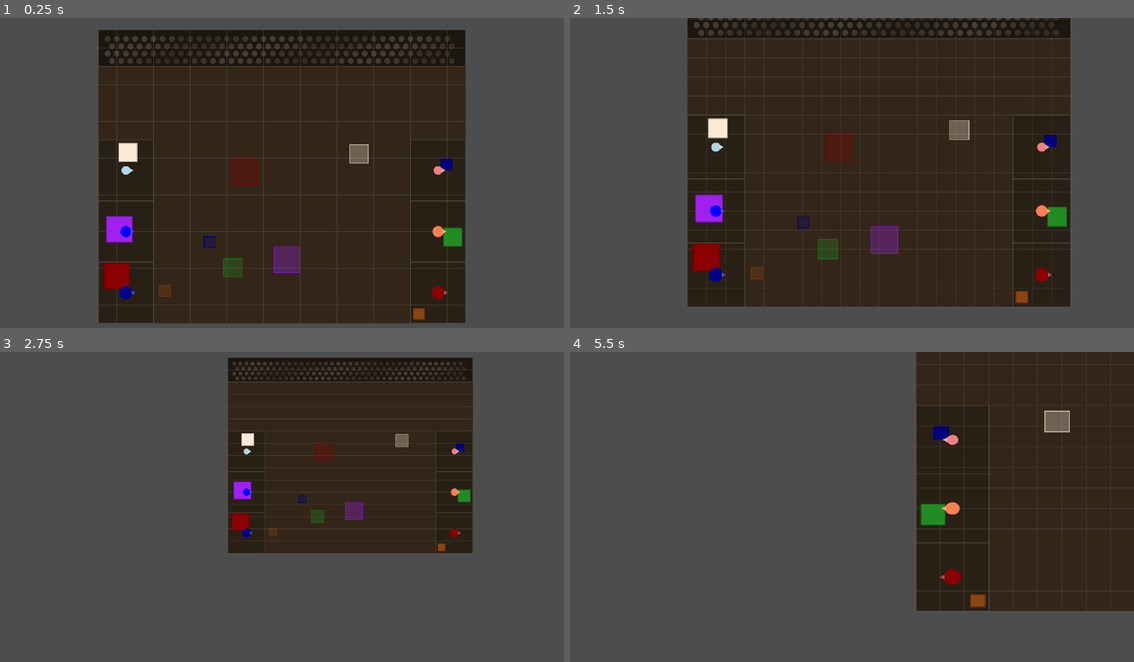
Above: before the commit, frames 1-4 (two rows, left to right).
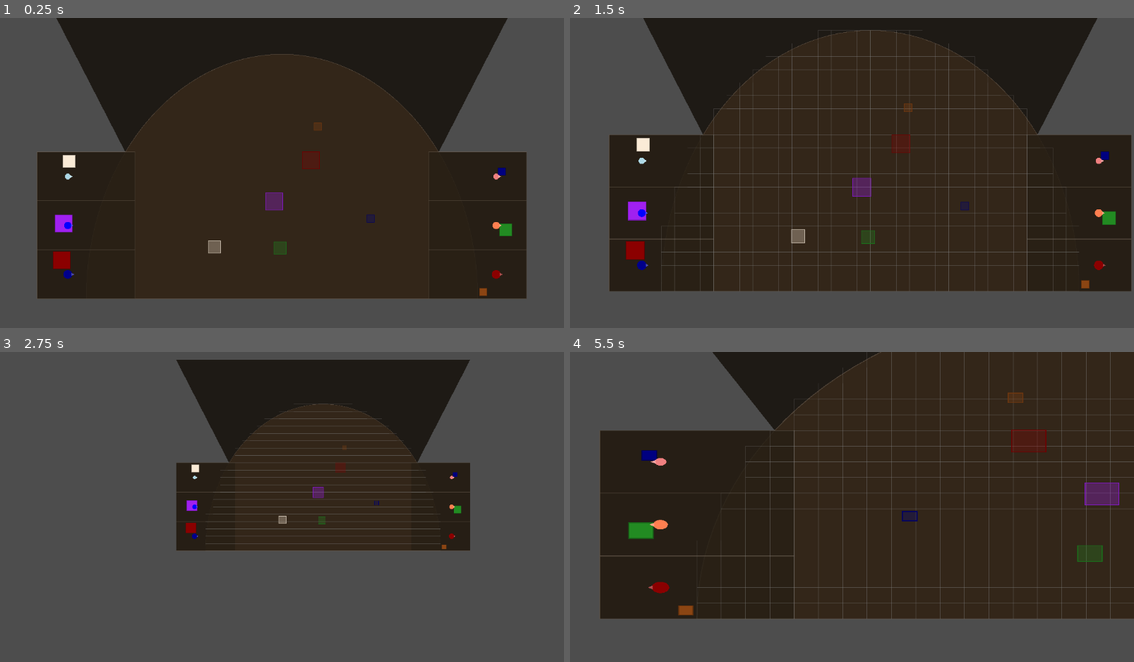
Above: after the commit, the same moments.

Repository: js-carpadakis/blackout
Game: Godot game, scene res://scenes/main/main.tscn
Same seed, same stepped clock (60 frames per second), same inputs: the game is played once before the commit and once after it.
Inputs (mouse positions are in pixels of both pictures, inside the frame that each line leads up to):
- Up to frame 1 (0.25 s): no input
- Up to frame 2 (1.5 s): tap Enter at 0.5 s; move the mouse to (976, 160) at 0.52 s; hold D (pan_right) 0.53-1.28 s; hold Tab (switch_view) 0.53-1.28 s; click (976, 160) at 0.67 s; move the mouse to (739, 191) at 1.27 s; hold S (pan_down) from 1.28 s (still down); tap Q (zoom_in) at 1.35 s; click (739, 191) at 1.42 s
- Up to frame 3 (2.75 s): move the mouse to (338, 441) at 2.02 s; release S (pan_down) at 2.03 s; hold D (pan_right) from 2.03 s (still down); hold E (zoom_out) from 2.03 s (still down); click (338, 441) at 2.17 s
- Up to frame 4 (5.5 s): move the mouse to (823, 575) at 2.77 s; release D (pan_right) at 2.78 s; release E (zoom_out) at 2.78 s; hold W (pan_up) 2.78-3.53 s; tap Tab (switch_view) at 2.85 s; click (823, 575) at 2.92 s; move the mouse to (1021, 556) at 3.52 s; hold Q (zoom_in) 3.53-4.28 s; hold A (pan_left) 3.53-5.03 s; click (1021, 556) at 3.67 s; move the mouse to (682, 463) at 4.27 s; tap E (zoom_out) at 4.35 s; click (682, 463) at 4.42 s; move the mouse to (880, 510) at 5.02 s; hold S (pan_down) from 5.03 s (still down); hold Tab (switch_view) from 5.03 s (still down); click (880, 510) at 5.17 s

The runs differ from the first frame. In frame 1, 28% of the frame differs, in the area x 6-94%, y 0-99%; in frame 2, 27%; in frame 3, 10%; in frame 4, 45%, in the area x 5-100%, y 0-87%.

Commit message:
Change the shapes of zones to look more like a theater stage layout: - stage is an ellipse - wings are wider and positioned closer to the center - backstage is centered behind the stage - house is a trapezoid centered in front of the stage

Diff:
--- a/scenes/main/game_session.tscn
+++ b/scenes/main/game_session.tscn
@@ -7,29 +7,21 @@
 [ext_resource type="Script" path="res://scripts/stage/stage_zones.gd" id="5_zones"]
 
 [sub_resource type="NavigationPolygon" id="NavigationPolygon_stage"]
-vertices = PackedVector2Array(-500, -400, 500, -400, 500, 400, -500, 400)
+vertices = PackedVector2Array(-950, -600, 950, -600, 950, 500, -950, 500)
 polygons = [PackedInt32Array(0, 1, 2, 3)]
-outlines = [PackedVector2Array(-500, -400, 500, -400, 500, 400, -500, 400)]
+outlines = [PackedVector2Array(-950, -600, 950, -600, 950, 500, -950, 500)]
 
 [node name="GameSession" type="Node2D"]
 script = ExtResource("1_session")
 
 [node name="StageLayout" type="Node2D" parent="."]
 
-[node name="Floor" type="ColorRect" parent="StageLayout"]
-offset_left = -500.0
-offset_top = -400.0
-offset_right = 500.0
-offset_bottom = 400.0
-mouse_filter = 2
-color = Color(0.2, 0.15, 0.1, 1)
-
 [node name="StageZones" type="Node2D" parent="StageLayout"]
 script = ExtResource("5_zones")
 
 [node name="GridOverlay" type="Node2D" parent="StageLayout"]
 script = ExtResource("4_grid")
-grid_size = Vector2i(20, 16)
+grid_size = Vector2i(32, 20)
 cell_size = 50.0
 
 [node name="Stagehands" type="Node2D" parent="StageLayout"]
--- a/scripts/core/game_session.gd
+++ b/scripts/core/game_session.gd
@@ -19,23 +19,35 @@
 
 # Cell size in pixels (must match grid_system and pathfinding)
 var _cell_size: float = 50.0
-
-# Wing section height (total wing height 500 / 3 sections)
-const WING_SECTION_HEIGHT := 166.667
-
-# Stage left wing sections (1st=closest to audience, 3rd=deepest backstage)
-const STAGE_LEFT_1ST := Rect2(-500, -100, 150, 166.667)
-const STAGE_LEFT_2ND := Rect2(-500, 66.667, 150, 166.667)
-const STAGE_LEFT_3RD := Rect2(-500, 233.333, 150, 166.667)
+var _grid_size: Vector2i = Vector2i(32, 20)
+
+# Half-ellipse stage shape: flat edge at bottom (backstage), curve at top (audience)
+# Center of full ellipse at (0, 500), semi-axis x=800, semi-axis y=1000
+# Grid covers [-800, 800] x [-500, 500]
+const ELLIPSE_CENTER_Y := 500.0
+const ELLIPSE_A := 800.0   # semi-axis x (half of 1600)
+const ELLIPSE_B := 1000.0  # semi-axis y (full 1000 depth)
+
+# Wing sections: 150px wide, 600px tall (3 sections of 200px), outside the ellipse
+const WING_WIDTH := 150.0
+const WING_SECTION_HEIGHT := 200.0
+
+# Stage left wing sections (1st=closest to audience/top, 3rd=deepest backstage/bottom)
+const STAGE_LEFT_1ST := Rect2(-950, -100, 150, 200)
+const STAGE_LEFT_2ND := Rect2(-950, 100, 150, 200)
+const STAGE_LEFT_3RD := Rect2(-950, 300, 150, 200)
 
 # Stage right wing sections
-const STAGE_RIGHT_1ST := Rect2(350, -100, 150, 166.667)
-const STAGE_RIGHT_2ND := Rect2(350, 66.667, 150, 166.667)
-const STAGE_RIGHT_3RD := Rect2(350, 233.333, 150, 166.667)
+const STAGE_RIGHT_1ST := Rect2(800, -100, 150, 200)
+const STAGE_RIGHT_2ND := Rect2(800, 100, 150, 200)
+const STAGE_RIGHT_3RD := Rect2(800, 300, 150, 200)
 
 # Full wing bounds (union of all 3 sections per side)
-const STAGE_LEFT_RECT := Rect2(-500, -100, 150, 500)
-const STAGE_RIGHT_RECT := Rect2(350, -100, 150, 500)
+const STAGE_LEFT_RECT := Rect2(-950, -100, 150, 600)
+const STAGE_RIGHT_RECT := Rect2(800, -100, 150, 600)
+
+# Backstage: 2000x600 rectangle overlapping wings and bottom of stage
+const BACKSTAGE_RECT := Rect2(-1000, -100, 2000, 600)
 
 # Track stagehands that should pick up a prop when they arrive
 var _pending_pick_up: Dictionary = {}  # stagehand -> prop
@@ -44,11 +56,15 @@
 
 
 func _ready() -> void:
-	# Initialize pathfinding
-	pathfinding.initialize(Vector2i(20, 16), _cell_size)
+	# Initialize pathfinding with larger grid for half-ellipse stage
+	pathfinding.initialize(_grid_size, _cell_size)
+	_mark_stage_bounds()
+
+	# Configure grid overlay with ellipse shape
+	grid_overlay.set_stage_ellipse(ELLIPSE_CENTER_Y, ELLIPSE_A, ELLIPSE_B)
 
 	# Focus camera on stage center
-	camera.focus_on(Vector2.ZERO)
+	camera.focus_on(Vector2(0, 0))
 
 	# Spawn initial stagehands for testing
 	_spawn_test_entities()
@@ -82,15 +98,11 @@
 		STAGE_RIGHT_1ST, STAGE_RIGHT_2ND, STAGE_RIGHT_3RD,
 	]
 
-	# Stage area for random targets (between wings, below house)
-	var stage_min := Vector2(-340, -90)
-	var stage_max := Vector2(340, 390)
-
 	for i in range(prop_defs.size()):
 		var def: Array = prop_defs[i]
 		var section: Rect2 = wing_sections[i]
 		var spawn_pos: Vector2 = _random_point_in_rect(section)
-		var target_pos: Vector2 = _random_stage_target(stage_min, stage_max)
+		var target_pos: Vector2 = _random_stage_target_ellipse()
 		_spawn_prop(spawn_pos, target_pos, def[1], def[0], def[2])
 
 
@@ -223,11 +235,43 @@
 	)
 
 
-func _random_stage_target(stage_min: Vector2, stage_max: Vector2) -> Vector2:
-	return Vector2(
-		randf_range(stage_min.x, stage_max.x),
-		randf_range(stage_min.y, stage_max.y)
-	)
+func _random_stage_target_ellipse() -> Vector2:
+	# Rejection sampling: pick random points in bounding box until one is inside the ellipse
+	# Shrink slightly to keep targets away from the edge
+	var margin := 50.0
+	for attempt in range(100):
+		var x: float = randf_range(-ELLIPSE_A + margin, ELLIPSE_A - margin)
+		var y: float = randf_range(ELLIPSE_CENTER_Y - ELLIPSE_B + margin, ELLIPSE_CENTER_Y - margin)
+		if is_on_stage(Vector2(x, y)):
+			return Vector2(x, y)
+	# Fallback: center of stage
+	return Vector2(0, 0)
+
+
+static func is_on_stage(world_pos: Vector2) -> bool:
+	# Flat edge at bottom (ELLIPSE_CENTER_Y), curve extends upward
+	if world_pos.y > ELLIPSE_CENTER_Y:
+		return false
+	var nx: float = world_pos.x / ELLIPSE_A
+	var ny: float = (world_pos.y - ELLIPSE_CENTER_Y) / ELLIPSE_B
+	return (nx * nx + ny * ny) <= 1.0
+
+
+static func is_in_backstage(world_pos: Vector2) -> bool:
+	return BACKSTAGE_RECT.has_point(world_pos)
+
+
+static func is_walkable(world_pos: Vector2) -> bool:
+	return is_on_stage(world_pos) or is_in_backstage(world_pos)
+
+
+func _mark_stage_bounds() -> void:
+	# Block all pathfinding cells that fall outside the walkable area (stage + backstage)
+	for x in range(_grid_size.x):
+		for y in range(_grid_size.y):
+			var world_pos: Vector2 = pathfinding.cell_to_world(Vector2i(x, y))
+			if not is_walkable(world_pos):
+				pathfinding.set_cell_blocked(Vector2i(x, y), true)
 
 
 func _section_center(rect: Rect2) -> Vector2:
--- a/scripts/stage/camera_controller.gd
+++ b/scripts/stage/camera_controller.gd
@@ -7,7 +7,7 @@
 
 @export var pan_speed: float = 300.0
 @export var zoom_speed: float = 0.5
-@export var min_zoom: float = 0.5
+@export var min_zoom: float = 0.3
 @export var max_zoom: float = 2.0
 @export var transition_duration: float = 0.5
 
@@ -17,7 +17,7 @@
 
 func _ready() -> void:
 	make_current()
-	zoom = Vector2(0.75, 0.75)
+	zoom = Vector2(0.5, 0.5)
 
 
 func _process(delta: float) -> void:
--- a/scripts/stage/grid_system.gd
+++ b/scripts/stage/grid_system.gd
@@ -1,15 +1,27 @@
 extends Node2D
 ## Visual grid overlay for the stage floor
 
-@export var grid_size: Vector2i = Vector2i(20, 16)
+@export var grid_size: Vector2i = Vector2i(32, 20)
 @export var cell_size: float = 50.0
 @export var grid_color: Color = Color(0.5, 0.5, 0.5, 0.3)
 @export var grid_line_width: float = 1.0
 
 var _grid_visible: bool = true
+var _has_ellipse: bool = false
+var _ellipse_center_y: float = 0.0
+var _ellipse_a: float = 0.0
+var _ellipse_b: float = 0.0
 
 
 func _ready() -> void:
+	queue_redraw()
+
+
+func set_stage_ellipse(center_y: float, a: float, b: float) -> void:
+	_has_ellipse = true
+	_ellipse_center_y = center_y
+	_ellipse_a = a
+	_ellipse_b = b
 	queue_redraw()
 
 
@@ -17,20 +29,47 @@
 	if not _grid_visible:
 		return
 
-	var total_width: float = grid_size.x * cell_size
-	var total_height: float = grid_size.y * cell_size
-	var half_width: float = total_width / 2.0
-	var half_height: float = total_height / 2.0
+	var half_width: float = grid_size.x * cell_size / 2.0
+	var half_height: float = grid_size.y * cell_size / 2.0
 
-	# Draw vertical lines
+	if _has_ellipse:
+		_draw_ellipse_grid(half_width, half_height)
+	else:
+		_draw_rect_grid(half_width, half_height)
+
+
+func _draw_rect_grid(half_width: float, half_height: float) -> void:
 	for i in range(grid_size.x + 1):
 		var x: float = -half_width + i * cell_size
 		draw_line(Vector2(x, -half_height), Vector2(x, half_height), grid_color, grid_line_width)
 
-	# Draw horizontal lines
 	for i in range(grid_size.y + 1):
 		var y: float = -half_height + i * cell_size
 		draw_line(Vector2(-half_width, y), Vector2(half_width, y), grid_color, grid_line_width)
+
+
+func _draw_ellipse_grid(half_width: float, half_height: float) -> void:
+	# Draw grid cells only inside the half-ellipse
+	for gx in range(grid_size.x):
+		for gy in range(grid_size.y):
+			var cell_center: Vector2 = Vector2(
+				-half_width + (gx + 0.5) * cell_size,
+				-half_height + (gy + 0.5) * cell_size
+			)
+			if _is_in_ellipse(cell_center):
+				var cell_rect := Rect2(
+					Vector2(-half_width + gx * cell_size, -half_height + gy * cell_size),
+					Vector2(cell_size, cell_size)
+				)
+				draw_rect(cell_rect, grid_color, false, grid_line_width)
+
+
+func _is_in_ellipse(world_pos: Vector2) -> bool:
+	if world_pos.y > _ellipse_center_y:
+		return false
+	var nx: float = world_pos.x / _ellipse_a
+	var ny: float = (world_pos.y - _ellipse_center_y) / _ellipse_b
+	return (nx * nx + ny * ny) <= 1.0
 
 
 func world_to_grid(world_pos: Vector2) -> Vector2i:
--- a/scripts/stage/stage_zones.gd
+++ b/scripts/stage/stage_zones.gd
@@ -1,93 +1,145 @@
 extends Node2D
-## Visual representation of stage zones: wings and house (audience)
+## Visual representation of stage zones: half-ellipse floor, wings, and house (audience)
 
-@export var stage_width: float = 1000.0
-@export var stage_height: float = 800.0
-@export var wing_width: float = 150.0
-@export var house_height: float = 100.0
+# Ellipse parameters (flat edge at bottom, curve at top toward audience)
+@export var ellipse_center_y: float = 500.0
+@export var ellipse_a: float = 800.0  # semi-axis x
+@export var ellipse_b: float = 1000.0  # semi-axis y
+@export var ellipse_segments: int = 64
 
+# Wing layout
+@export var wing_width: float = 400.0
+@export var wing_height: float = 600.0  # total height, 3 sections
+@export var wing_top_y: float = -100.0  # wings start here
+
+# Backstage
+@export var backstage_width: float = 2000.0
+@export var backstage_height: float = 600.0
+@export var backstage_top_y: float = -100.0
+
+# House (audience)
+@export var house_height: float = 900.0
+@export var house_top_width: float = 2000.0
+@export var house_bottom_width: float = 1280.0
+
+# Colors
+@export var backstage_color: Color = Color(0.12, 0.1, 0.07, 0.9)
+@export var floor_color: Color = Color(0.2, 0.15, 0.1, 1)
+@export var floor_border_color: Color = Color(0.35, 0.3, 0.25, 0.8)
 @export var wing_color: Color = Color(0.15, 0.12, 0.08, 0.8)
-@export var wing_divider_color: Color = Color(0.4, 0.35, 0.3, 0.3)
+@export var zone_border_color: Color = Color(0.4, 0.35, 0.3, 0.5)
 @export var house_color: Color = Color(0.1, 0.08, 0.06, 0.9)
 @export var audience_head_color: Color = Color(0.3, 0.25, 0.2, 0.7)
-@export var zone_border_color: Color = Color(0.4, 0.35, 0.3, 0.5)
 
-@export var head_radius: float = 8.0
-@export var head_spacing: float = 25.0
-@export var row_offset: float = 12.0  # Stagger rows for natural look
+@export var head_radius: float = 10.0
+@export var head_spacing: float = 40.0
+@export var row_offset: float = 40.0
 
 
 func _draw() -> void:
-	var half_width: float = stage_width / 2.0
-	var half_height: float = stage_height / 2.0
+	_draw_backstage()
+	_draw_house()
+	_draw_floor()
+	_draw_wings()
 
-	# Wing dimensions
-	var wing_top: float = -half_height + (house_height * 3)
-	var wing_height: float = stage_height - (house_height * 3)
+
+func _draw_backstage() -> void:
+	var rect := Rect2(
+		Vector2(-backstage_width / 2.0, backstage_top_y),
+		Vector2(backstage_width, backstage_height)
+	)
+	draw_rect(rect, backstage_color)
+	draw_rect(rect, zone_border_color, false, 2.0)
+
+
+func _draw_floor() -> void:
+	# Build half-ellipse polygon: flat edge at bottom, curve at top
+	var points: PackedVector2Array = PackedVector2Array()
+
+	# Arc from bottom-left to bottom-right (going counter-clockwise through the top)
+	for i in range(ellipse_segments + 1):
+		var angle: float = PI + PI * float(i) / float(ellipse_segments)  # PI to 2*PI
+		var x: float = ellipse_a * cos(angle)
+		var y: float = ellipse_center_y + ellipse_b * sin(angle)
+		points.append(Vector2(x, y))
+
+	# Close with flat edge at bottom
+	points.append(Vector2(ellipse_a, ellipse_center_y))
+	points.append(Vector2(-ellipse_a, ellipse_center_y))
+
+	draw_colored_polygon(points, floor_color)
+
+	# Draw border arc (just the curved part)
+	var arc_points: PackedVector2Array = PackedVector2Array()
+	for i in range(ellipse_segments + 1):
+		var angle: float = PI + PI * float(i) / float(ellipse_segments)
+		var x: float = ellipse_a * cos(angle)
+		var y: float = ellipse_center_y + ellipse_b * sin(angle)
+		arc_points.append(Vector2(x, y))
+	draw_polyline(arc_points, floor_border_color, 2.0)
+
+	# Draw flat edge at bottom
+	draw_line(Vector2(-ellipse_a, ellipse_center_y), Vector2(ellipse_a, ellipse_center_y), floor_border_color, 2.0)
+
+
+func _draw_wings() -> void:
 	var section_height: float = wing_height / 3.0
 
-	# Draw stage left wings (1st, 2nd, 3rd from audience)
-	var sl_x: float = -half_width
+	# Stage left wings (x: -1000 to -600)
+	var sl_x: float = -backstage_width / 2.0
 	for i in range(3):
-		var section_y: float = wing_top + i * section_height
+		var section_y: float = wing_top_y + i * section_height
 		var section_rect := Rect2(Vector2(sl_x, section_y), Vector2(wing_width, section_height))
 		draw_rect(section_rect, wing_color)
 		draw_rect(section_rect, zone_border_color, false, 2.0)
-	_draw_zone_label("STAGE LEFT", Vector2(-half_width + wing_width / 2.0, 0), true)
 
-	# Draw stage right wings (1st, 2nd, 3rd from audience)
-	var sr_x: float = half_width - wing_width
+	# Stage right wings (x: 600 to 1000)
+	var sr_x: float = backstage_width / 2.0 - wing_width
 	for i in range(3):
-		var section_y: float = wing_top + i * section_height
+		var section_y: float = wing_top_y + i * section_height
 		var section_rect := Rect2(Vector2(sr_x, section_y), Vector2(wing_width, section_height))
 		draw_rect(section_rect, wing_color)
 		draw_rect(section_rect, zone_border_color, false, 2.0)
-	_draw_zone_label("STAGE RIGHT", Vector2(half_width - wing_width / 2.0, 0), true)
-
-	# Draw house (audience area at top)
-	var house_rect := Rect2(
-		Vector2(-half_width, -half_height),
-		Vector2(stage_width, house_height)
-	)
-	draw_rect(house_rect, house_color)
-	draw_rect(house_rect, zone_border_color, false, 2.0)
-
-	# Draw audience heads
-	_draw_audience_heads(house_rect)
 
 
-func _draw_audience_heads(house_rect: Rect2) -> void:
-	var start_x: float = house_rect.position.x + head_spacing
-	var end_x: float = house_rect.position.x + house_rect.size.x - head_spacing
-	var start_y: float = house_rect.position.y + head_spacing
-	var end_y: float = house_rect.position.y + house_rect.size.y - head_radius
+func _draw_house() -> void:
+	# Audience area: curved band following the ellipse arc above the stage
+	# Draw a series of audience heads along arcs above the ellipse edge
 
-	var row: int = 0
-	var col: int = 0
-	var y: float = start_y
-
-	while y < end_y:
-		var x_offset: float = row_offset if row % 2 == 1 else 0.0
-		var x: float = start_x + x_offset
-		col = 0
-
-		while x < end_x:
-			# Deterministic variation based on position for natural look
-			var variation: float = sin(float(row * 7 + col * 13)) * 0.05
-			var head_color := Color(
-				audience_head_color.r + variation,
-				audience_head_color.g + variation,
-				audience_head_color.b + variation,
-				audience_head_color.a
-			)
-			draw_circle(Vector2(x, y), head_radius, head_color)
-			x += head_spacing
-			col += 1
-
-		y += head_spacing * 0.8  # Tighter vertical spacing
-		row += 1
+	var points := PackedVector2Array([
+		Vector2(-house_top_width / 2.0, -house_height - backstage_top_y),
+		Vector2(house_top_width / 2.0, -house_height - backstage_top_y),
+		Vector2(house_bottom_width / 2.0, backstage_top_y),
+		Vector2(-house_bottom_width / 2.0, backstage_top_y),
+	])
+	draw_colored_polygon(points, house_color)
 
 
-func _draw_zone_label(_text: String, _pos: Vector2, _vertical: bool) -> void:
-	# Placeholder for zone labels - would require a font to implement
-	pass
+
+	# var base_offset: float = 15.0  # distance above the ellipse edge
+
+	# for r in range(4):  # 4 rows of audience
+	# 	var dist: float = base_offset + r * head_spacing * 0.8
+	# 	var arc_a: float = ellipse_a + dist * 0.3  # slightly widen each row
+	# 	var arc_b: float = ellipse_b + dist
+
+	# 	var col: int = 0
+	# 	var angle: float = PI
+	# 	var angle_step: float = head_spacing / arc_a  # approximate spacing
+	# 	var x_offset: float = row_offset if r % 2 == 1 else 0.0
+
+	# 	while angle < TAU:
+	# 		var x: float = arc_a * cos(angle) + x_offset * cos(angle + PI / 2.0)
+	# 		var y: float = ellipse_center_y + arc_b * sin(angle)
+	# 		# Only draw in upper half (audience side)
+	# 		if y < ellipse_center_y - 10:
+	# 			var variation: float = sin(float(r * 7 + col * 13)) * 0.05
+	# 			var head_color := Color(
+	# 				audience_head_color.r + variation,
+	# 				audience_head_color.g + variation,
+	# 				audience_head_color.b + variation,
+	# 				audience_head_color.a
+	# 			)
+	# 			draw_circle(Vector2(x, y), head_radius, head_color)
+	# 		angle += angle_step
+	# 		col += 1
